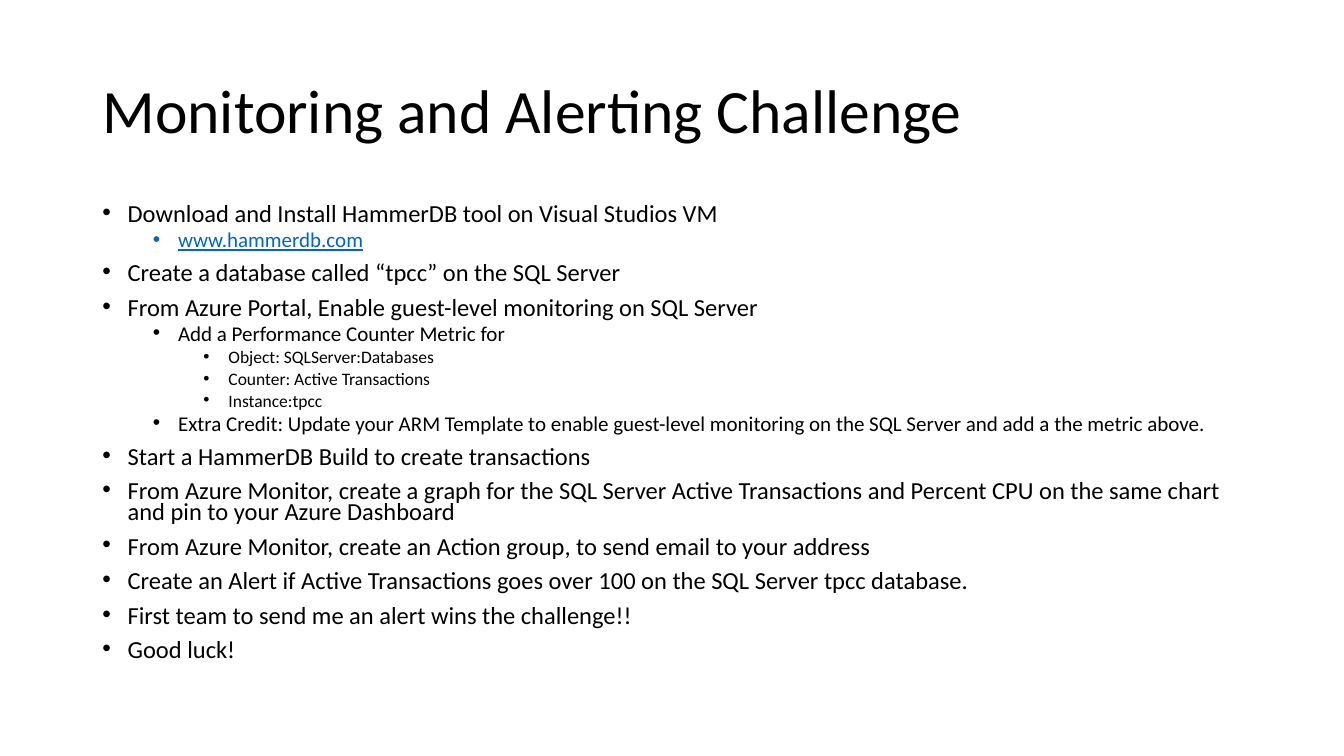
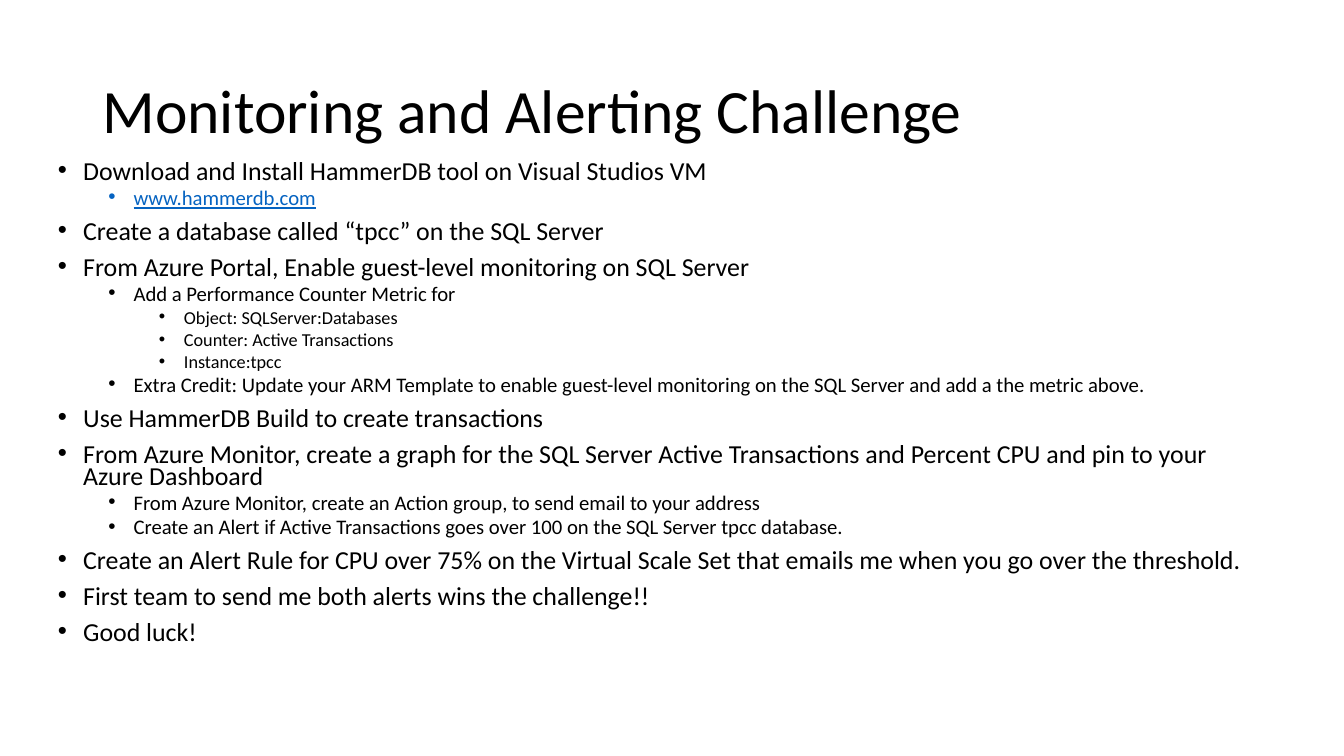
Before and after one commit to rkuehfus/AzureMonitoringHackathon, a slide deck: slide 7 of decks/Azure Monitoring Hackathon.pptx. Drawn at 1344x756 pixels with LibreOffice and Linux fonts; fonts in the diff are those of the drawing. Boxes give left, top, right and bottom in pixels: in the first picture for what was removed or moved away, otherwise in the second. Text is boxed around its words. In the diff, an @@ line names an element or a change of style, - is before the commit and + after.

```diff
--- a/decks/Azure Monitoring Hackathon.pptx
+++ b/decks/Azure Monitoring Hackathon.pptx
@@ text "Download and Install HammerDB tool ...": place and size @@
-text "Download and Install HammerDB tool ..." at <box>128,205,1220,658</box>
+text "Download and Install HammerDB tool ..." at <box>83,162,1240,642</box>
@@ text at <box>83,162,1144,642</box>: size 17.5 to 18.5 pt in "Download and Install HammerDB tool on Visual ...", "Create a database called “tpcc” on the ...", "From Azure Portal, Enable guest-level monitoring on ...", "Good luck!"; size 15 to 14.8 pt in "www.hammerdb.com", "Add a Performance Counter Metric for", "Extra Credit: Update your ARM Template to ..."; size 12.5 to 12.9 pt in "Object: SQLServer:Databases", "Counter: Active Transactions", "Instance:tpcc"; size 17.5 to 14.8 pt in "From Azure Monitor, create an Action group, ...", "Create an Alert if Active Transactions goes ..."; list level 1 to 2 in "From Azure Monitor, create an ..."; list level 1 to 2 in "Create an Alert if Active ..." @@
@@ text at <box>83,409,1207,486</box>: text changed; size 17.5 to 18.5 pt @@
-• Start a HammerDB Build to create transactions
-• From Azure Monitor, create a graph for the SQL Server Active Transactions and Percent CPU on the same chart and pin to your Azure Dashboard
+• Use HammerDB Build to create transactions
+• From Azure Monitor, create a graph for the SQL Server Active Transactions and Percent CPU and pin to your Azure Dashboard
@@ text at <box>83,551,1240,610</box>: text changed; size 17.5 to 18.5 pt @@
-• First team to send me an alert wins the challenge!!
+• Create an Alert Rule for CPU over 75% on the Virtual Scale Set that emails me when you go over the threshold.
+• First team to send me both alerts wins the challenge!!
```
Also in this commit, not shown: 1 other slide changed, 1 other file.
